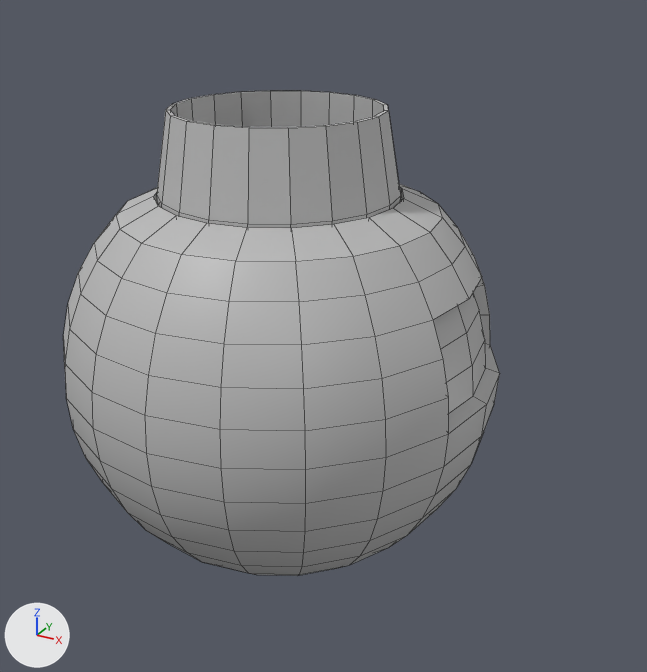
A saved change to the FBX model Assets/Models/spacePod.fbx.
The view is the same before and after, from a camera (50 mm lens) standing at (3.01, -4.89, 2.67) and looking at (0.24, 0.15, 0.15). The axes (+X, +Y, +Z) are drawn at lower left. The lights are the same throughout. Mesh edges are drawn as thin lines. Where no turn or scale is listed for an object, it has been applied to the vertices.

Names of what the first picture shows: 'blackMetalCore', 'metalShell', 'window'.
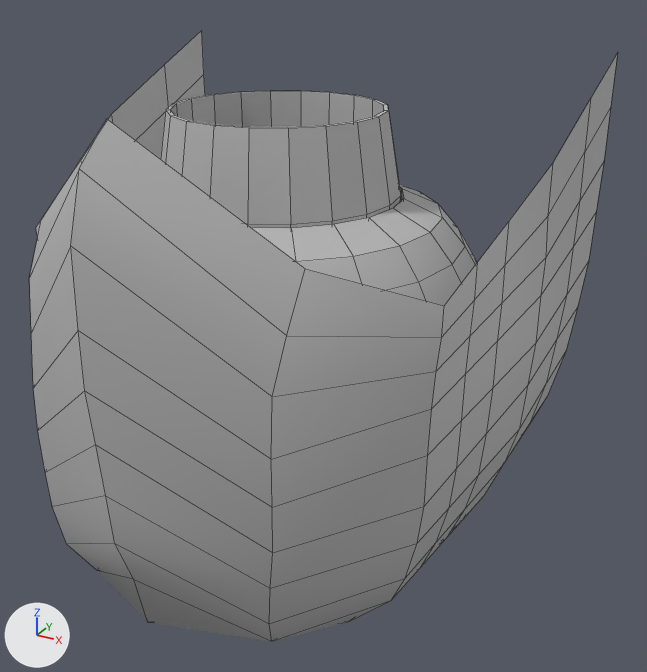
What the commit changed:
Mesh me_mesh_003 is new.
It has 172 vertices, 148 faces and spans x -1.71..1.71, y -0.31..3.18, z -2.43..1.99.
It uses material mat_lambert1 (grey #bcbcbc).
Object 'outershell' (ob_outershell) is new; it shows me_mesh_003.
Its location is (0.0, -1.604, 0.0).

Where the change shows, as pixel boxes (x1, y1, x2, y2) in the pictures (647 x 672 px):
'outershell', added
    after: (30, 30, 618, 641)
'metalShell', unchanged, covered by the edit
    before: (63, 204, 500, 576)
    after: (296, 204, 477, 306)
'window', unchanged, covered by the edit
    before: (433, 292, 485, 413)
